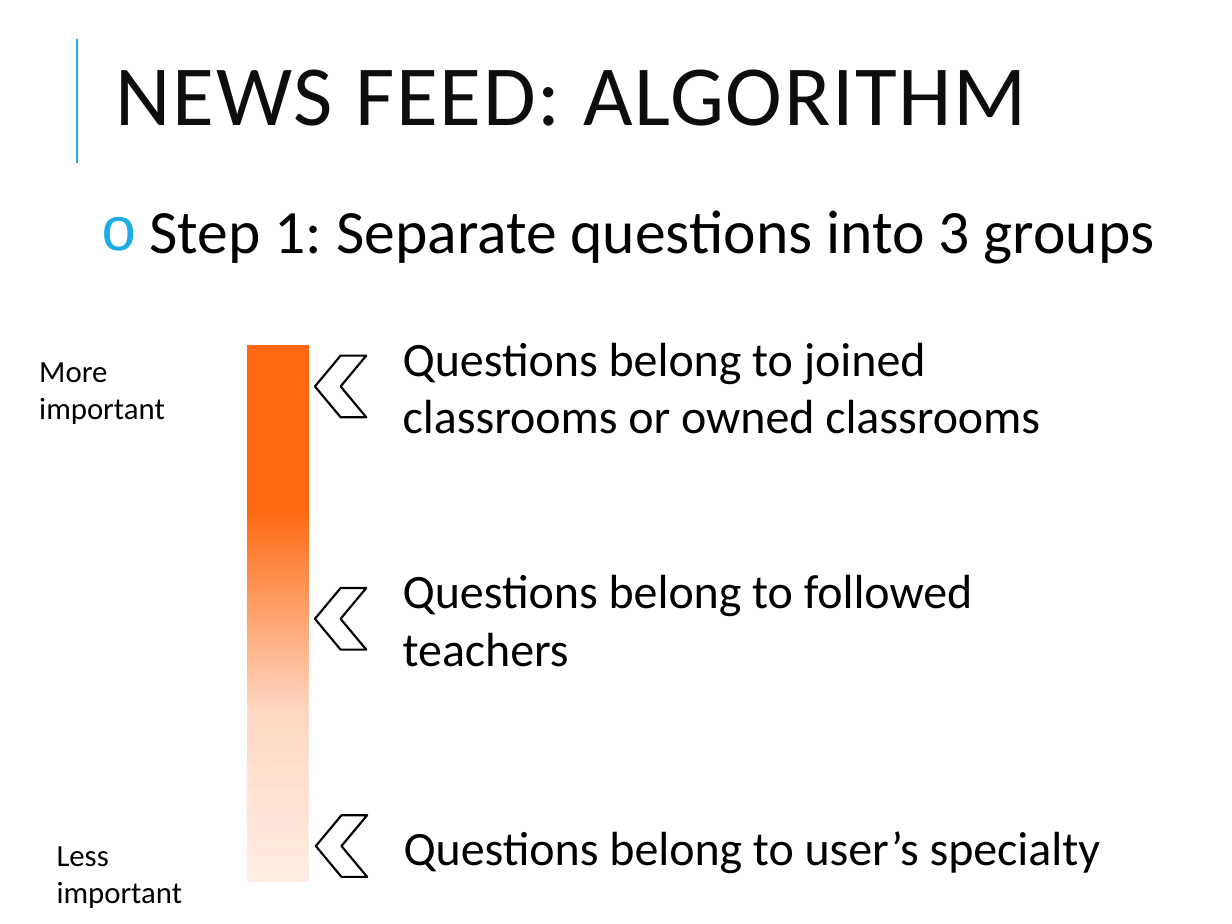
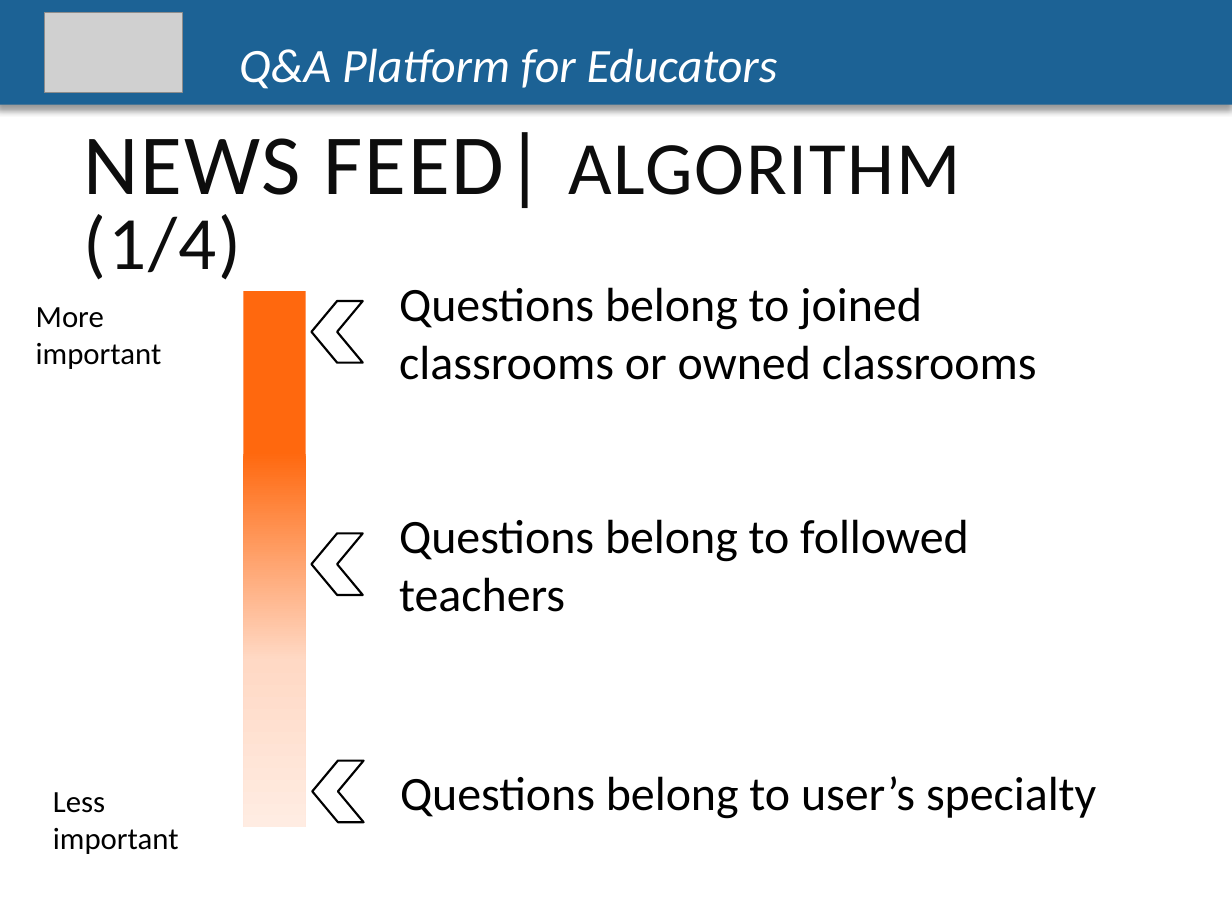
Before and after one commit to CapstoneTeam11/Document, a slide deck: slide 28 of Q-A-PLATFORM-FOR-EDUCATORS-1 (1).pptx (slide 17 before the commit). Drawn at 1232x924 pixels with LibreOffice and Linux fonts; fonts in the diff are those of the drawing; grey boxes stand for pictures. Boxes give left, top, right and bottom in pixels: in the first picture for what was removed or moved away, otherwise in the second. Text is boxed around its words. In the diff, an @@ line names an element or a change of style, - is before the commit and + after.

```diff
--- a/Q-A-PLATFORM-FOR-EDUCATORS-1 (1).pptx
+++ b/Q-A-PLATFORM-FOR-EDUCATORS-1 (1).pptx
@@ rectangle added at bbox=[0, 0, 1232, 105], fill #1D6294, 28 pt, text #FFFFFF, italic @@
+Q&A Platform for Educators
@@ picture added at bbox=[44, 12, 182, 92] @@
@@ line removed from (76, 163) to (76, 39) @@
@@ text "NEWS FEED| ALGORITHM (1/4)" at bbox=[84, 132, 961, 280]: vertical alignment middle to top @@
@@ text at bbox=[84, 132, 961, 280]: text changed; size 50 to 44 pt @@
-NEWS FEED: ALGORITHM
+NEWS FEED| ALGORITHM (1/4)
@@ text removed at bbox=[150, 210, 1154, 264] @@
-o Step 1: Separate questions into 3 groups
@@ 5 texts, 2 chevrons, 1 rectangle: place and size @@
-5 texts, 2 chevrons, 1 rectangle at bbox=[39, 342, 1100, 908]
+5 texts, 2 chevrons, 1 rectangle at bbox=[36, 287, 1096, 854]
@@ chevron: place and size @@
-chevron at bbox=[315, 816, 367, 877]
+chevron at bbox=[313, 760, 365, 822]
```
Also in this commit, not shown: 16 other slides changed, 38 slides added, 23 slides removed, 2 other files.
